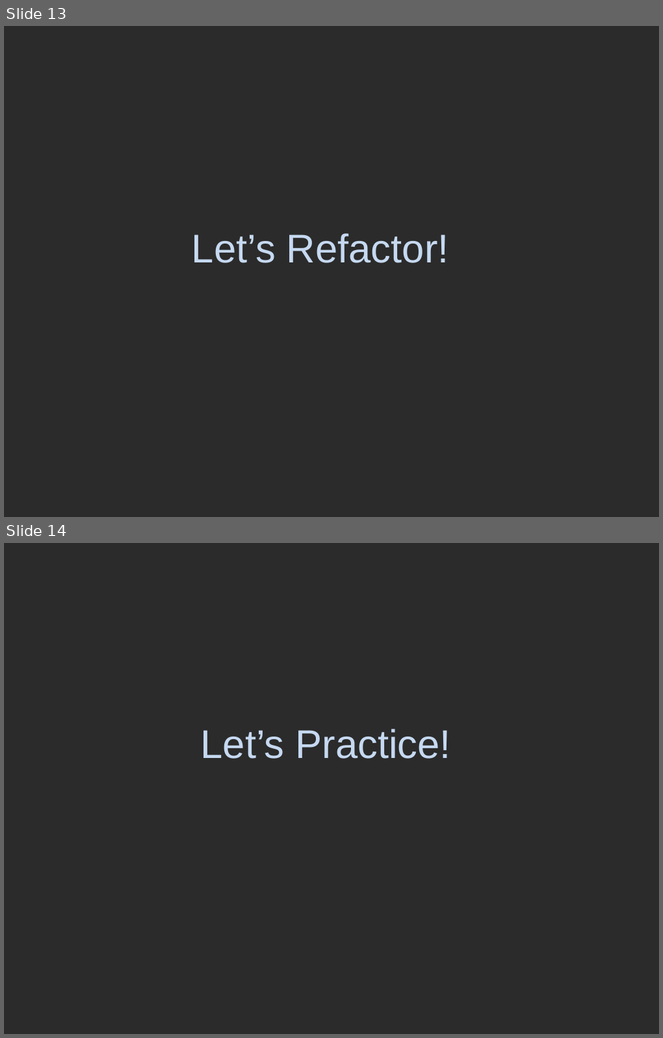
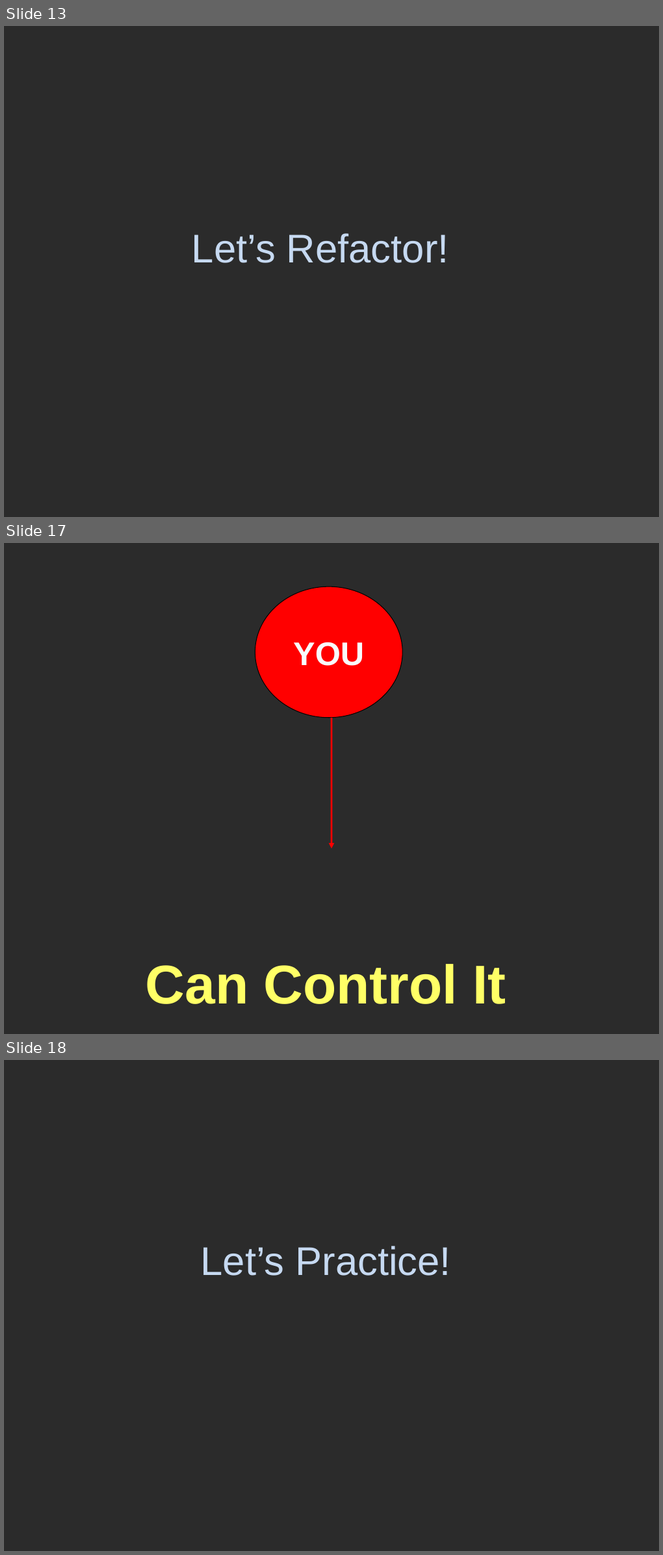
Before and after one commit to marcesher/mxunit-cfmeetups, a slide deck: CFObjective2009TDD/ppt/Esher_TestableCode.ppt. Shown one above the other, each under a label of ours: slides 13 and 14 before the commit, slides 13, 17 and 18 after it; the slides between them are not shown. The pictures are 663x1038 and 663x1555 pixels, drawn with LibreOffice and Linux fonts; fonts in the diff are those of the drawing; background and template pictures are left out; a plain dark background stands for a picture behind light text. Boxes give left, top, right and bottom in pixels: in the first picture for what was removed or moved away, otherwise in the second. Text is boxed around its words. In the diff, an @@ line names an element or a change of style, - is before the commit and + after.

```diff
--- a/CFObjective2009TDD/ppt/Esher_TestableCode.ppt
+++ b/CFObjective2009TDD/ppt/Esher_TestableCode.ppt
@@ slide 17 added at (4,543,659,1034), background picture (left out) @@
@@ ellipse added at (255,587,402,718), fill #FF0000, outline #000000 0.74 pt, 36 pt, text #F9FBFD, bold @@
+YOU
@@ arrow added from (332, 718) to (332, 849), #FF0000 2.01 pt @@
@@ title added at (146,964,506,1005), 60 pt, text #FFFF66, bold @@
+Can Control It
@@ what was slide 14 is now slide 18 @@
```
Also in this commit, not shown: 2 slides changed, 4 other slides added, 1 slide removed.
